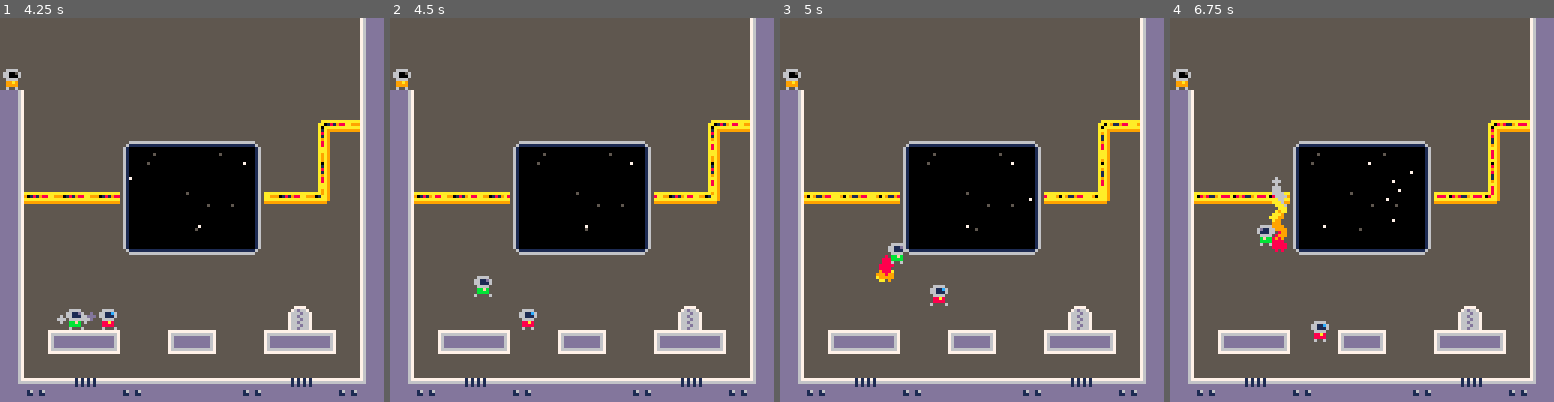
Above: before the commit, frames 1-4 (left to right).
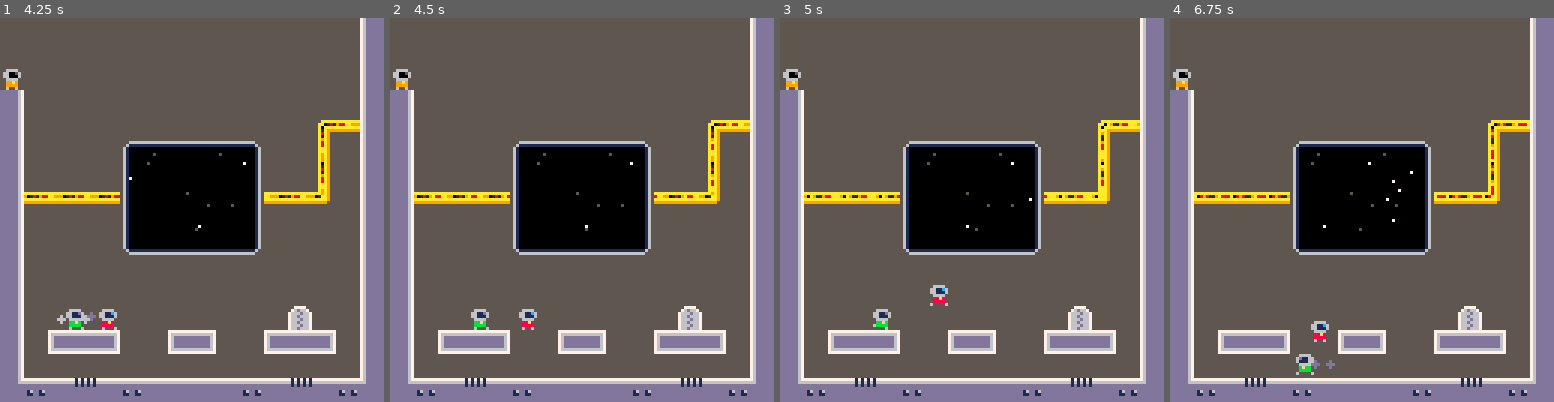
Above: after the commit, the same moments.

Repository: jgradim/gameoff-2020
Game: PICO-8 cartridge moonshot.p8
The game is run twice, just before and just after one commit, with the same random seed, the same clock (stepped at 60 frames per second) and the same inputs.
Inputs:
- Up to frame 1 (4.25 s): tap X (X key) at 0.33, 1.07, 1.85, 2.97, 4.08 s; tap O (Z key) at 0.7, 1.7, 2.1, 2.5, 2.9, 3.3, 3.7, 4.1 s; hold Right 1.6-2.1 s; hold Up 2.15-2.42 s; hold Right 2.47-3.03 s; hold Left 3.08-3.58 s; hold Down 3.63-3.97 s; hold Right from 4.02 s (still down)
- Up to frame 2 (4.5 s): keep holding Right
- Up to frame 3 (5 s): tap O (Z key) at 4.5, 4.9 s; release Right at 4.68 s; hold Up from 4.73 s (still down)
- Up to frame 4 (6.75 s): release Up at 5.03 s; hold Left 5.08-5.68 s; tap X (X key) at 5.2, 6.32 s; tap O (Z key) every 0.4 s from 5.3 to 6.5 s; hold Down 5.73-6.03 s; hold Right 6.08-6.58 s; hold Right from 6.63 s (still down)

Frame 1 is identical in both runs. In frame 2, 0.4% of the frame differs, in the area x 21-27%, y 67-82%; in frame 3, 0.6%; in frame 4, 1.0%, in the area x 22-43%, y 41-93%.

Commit message:
Make path finding grid explicit

Diff:
--- a/moonshot.p8
+++ b/moonshot.p8
@@ -675,27 +675,34 @@
  open={},
  --cost for each node
  cost={},
+ --grid to discretize space
+ grid=8,
 
  --sequence of btns from->to
  btns={},
 
  find=function(
-  self,npc,from,to
+  self,npc,from,to,grid
  )
   self.npc=npc
+
   self.from=from
   self.to=to
+
+  grid=grid or 8
+  self.grid=grid
 
   self.open={}
   self.cost={}
   if to!=nil then
-   if vec2i(from)==vec2i(to)
+   if vec2i(from,grid)==
+    vec2i(to,grid)
    then
     self.state="idle"
     self.found=true
    else
     insert(self.open,from,0)
-    from_i=vec2i(from)
+    from_i=vec2i(from,grid)
     self.cost[from_i]=0
     self.state="find"
     self.found=false
@@ -736,22 +743,25 @@
 
   local open=self.open
   local cost=self.cost
+  local grid=self.grid
 
   while #open>0 do
    local cur=popend(open)
 
    --check if done
-   if vec2i(cur)==vec2i(to) then
+   if vec2i(cur,grid)==
+    vec2i(to,grid)
+   then
     cur=cur.prev
-    local c_i=vec2i(cur)
-    local f_i=vec2i(from)
+    local c_i=vec2i(cur,grid)
+    local f_i=vec2i(from,grid)
 
     --go through previous nodes
     --and build self.btns
     while c_i!=f_i do
      prepend(self.btns,cur.btns)
      cur=cur.prev
-     c_i=vec2i(cur)
+     c_i=vec2i(cur,grid)
     end
 
     self.found=true
@@ -764,9 +774,9 @@
    )
    for n in all(ns) do
     local new_cost=
-     cost[vec2i(cur)]+1
-
-    local n_i=vec2i(n)
+     cost[vec2i(cur,grid)]+1
+
+    local n_i=vec2i(n,grid)
     if not cost[n_i]
     or cost[n_i]>new_cost
     then
@@ -778,7 +788,8 @@
       --to snap to map tiles,
       --bringing it to the
       --magnitude of cost (1)
-      new_cost+distance(n,to)/8
+      new_cost+
+       distance(n,to)/grid
      )
     end
    end
@@ -811,8 +822,9 @@
  --expand n by moving it
  _expand=function(self,n)
   local ns={}
-  local start_x=n.x\8
-  local start_y=n.y\8
+  local grid=self.grid
+  local start_x=n.x\grid
+  local start_y=n.y\grid
   local prev_btns=nil
   for btns in all({
    "",--do nothing
@@ -857,8 +869,8 @@
      top=0,bottom=128,
     }
     if rect_contains(bounds,cur)
-    and (cur.x\8!=start_x
-    or cur.y\8!=start_y)
+    and (cur.x\grid!=start_x
+    or cur.y\grid!=start_y)
     then
      add(ns,cur)
      prev_btns=btns
@@ -882,7 +894,7 @@
 function distance(a,b)
  local dx=abs(a.x-b.x)
  local dy=abs(a.y-b.y)
- return (dx+dy)-0.4*min(dx,dy)
+ return (dx+dy)-0.7*min(dx,dy)
 end
 
 --preprend b's elements in a
@@ -935,15 +947,12 @@
 --snaps x,y into map tiles
 --there are 16x16 map tiles
 --which are 8x8 pixels wide
-function vec2i(v)
- return 1+(v.x\8)+16*(v.y\8)
-end
-
---convert map index to x,y
-function i2vec(i)
- i-=1
- return {(i%16)*8,(i\16)*8}
-end
+function vec2i(v,grid)
+ return 1+
+  (v.x\grid)+
+  (128/grid)*(v.y\grid)
+end
+
 __gfx__
 00000000000000000000000000666600000000000000000000000000944494445ddd5ddd00000000000000000000000000000000000000000000000000000000
 00000000006666000066660006611c6000666600000000000000000044494449ddd5ddd5000b0b00000000000000000000000000000000000000000000000000
